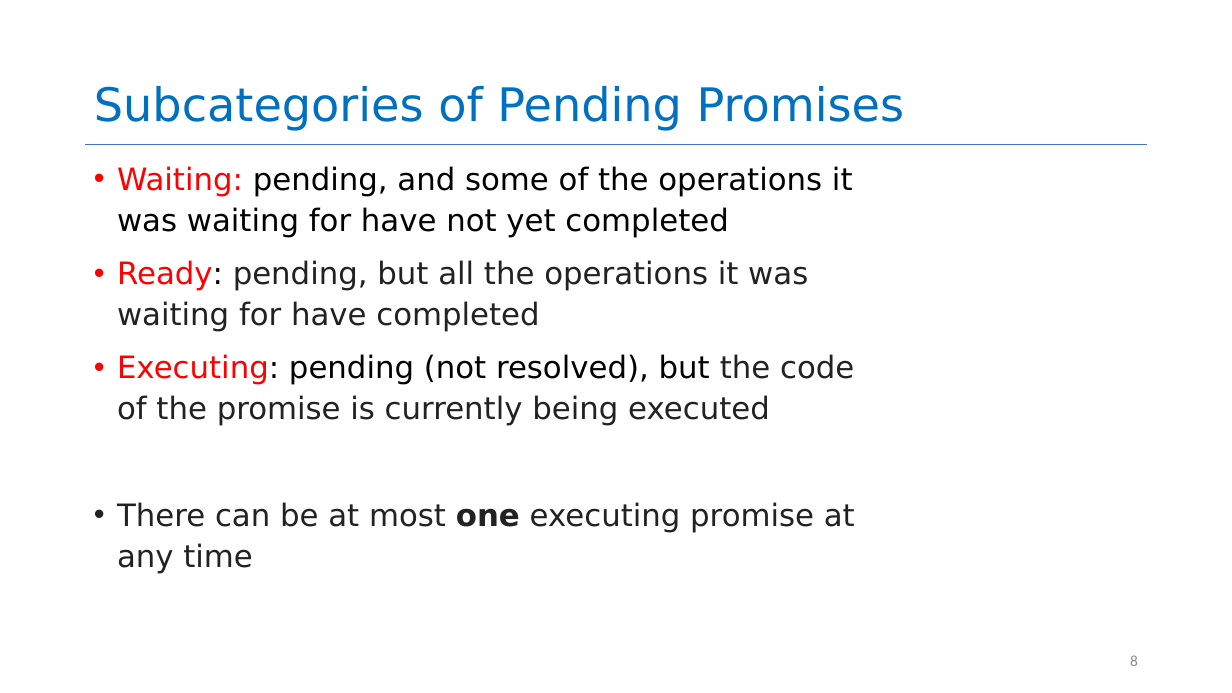
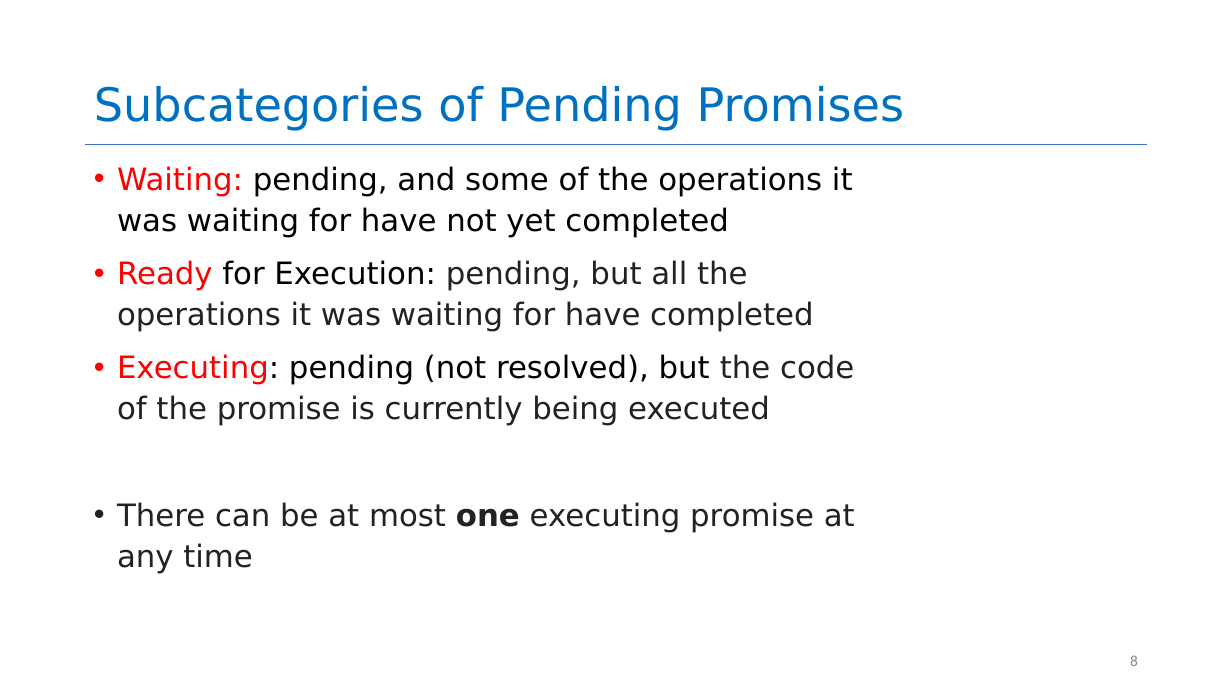
Before and after one commit to neu-se/CS4530-Spring-2025, a slide deck: slide 8 of Slides/Module 06 Concurrency Patterns in Typescript.pptx. Drawn at 1232x693 pixels with LibreOffice and Linux fonts; fonts in the diff are those of the drawing. Boxes give left, top, right and bottom in pixels: in the first picture for what was removed or moved away, otherwise in the second. Text is boxed around its words. In the diff, an @@ line names an element or a change of style, - is before the commit and + after.

```diff
--- a/Slides/Module 06 Concurrency Patterns in Typescript.pptx
+++ b/Slides/Module 06 Concurrency Patterns in Typescript.pptx
@@ text at (117,260,813,332): text changed @@
-• Ready: pending, but all the operations it was waiting for have completed
+• Ready for Execution: pending, but all the operations it was waiting for have completed
```
Also in this commit, not shown: 14 other slides changed, 1 other file.
